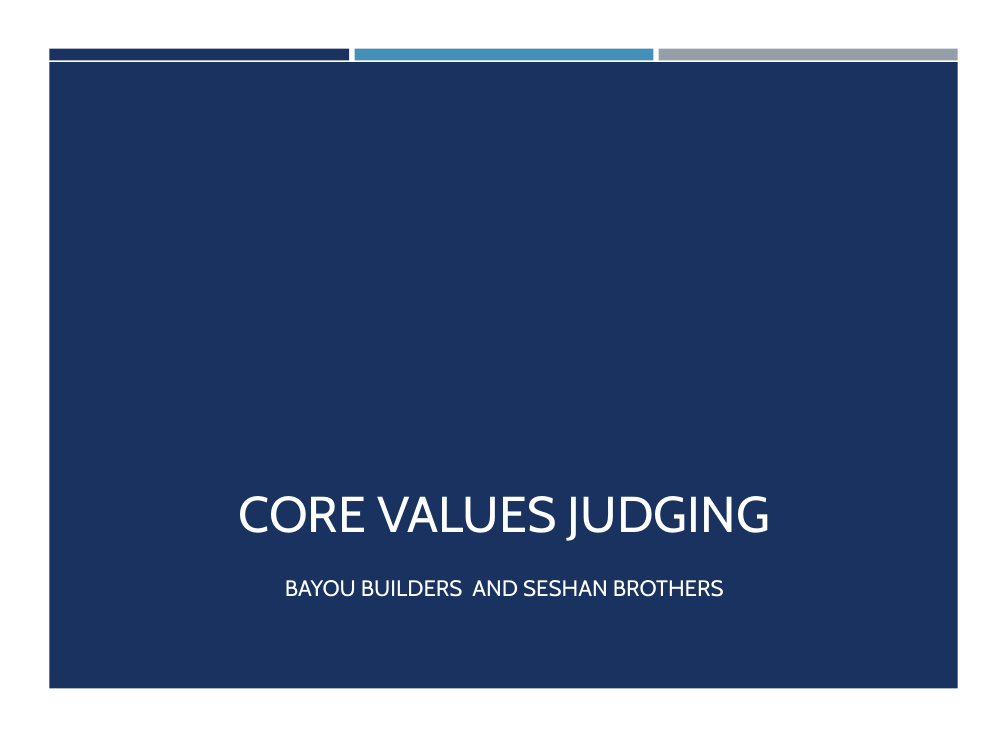
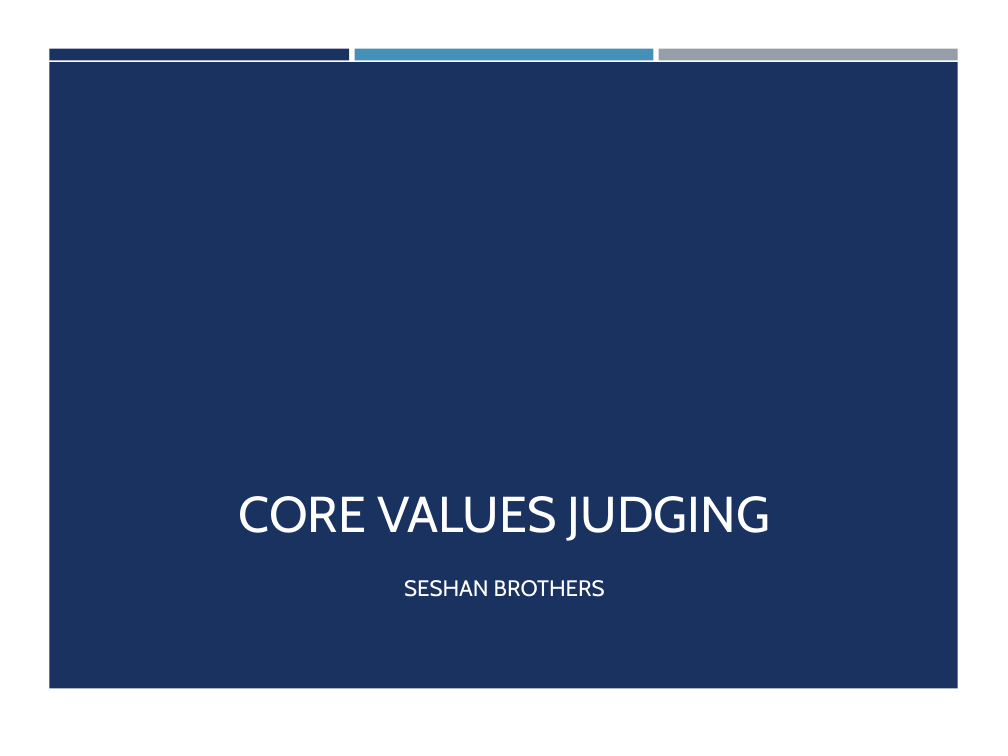
Before and after one commit to ev3lessons/FLL-Tutorials, a slide deck: slide 1 of translations/en-us/CoreValues/CVJudging.pptx. Drawn at 1008x756 pixels with LibreOffice and Linux fonts; fonts in the diff are those of the drawing; background and template pictures are left out. Boxes give left, top, right and bottom in pixels: in the first picture for what was removed or moved away, otherwise in the second. Text is boxed around its words. In the diff, an @@ line names an element or a change of style, - is before the commit and + after.

```diff
--- a/translations/en-us/CoreValues/CVJudging.pptx
+++ b/translations/en-us/CoreValues/CVJudging.pptx
@@ subtitle at (x1=404, y1=580, x2=605, y2=597): text changed @@
-BAYOU BUILDERS AND SESHAN BROTHERS
+SESHAN BROTHERS
```
Also in this commit, not shown: 3 other slides changed, 3 slides added, 6 slides removed, 29 other files.
